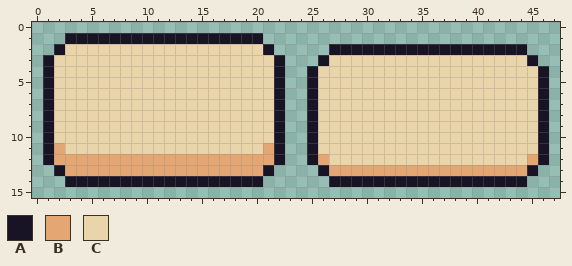
Two states of a pixel-art sprite, assets/textures/GUI/big_buttons.png. The first picture shows the starting point.
The file is 48x16 pixels. Colours within 5 levels of each other are drawn and written as one.
Palette (. is transparent): A #181425  B #e4a672  C #ead4aa
Pixels before, first column x 1:
 1 ..AAAAAAAAAAAAAAAAAA..........................
 2 .ACCCCCCCCCCCCCCCCCCA.....AAAAAAAAAAAAAAAAAA..
 3 ACCCCCCCCCCCCCCCCCCCCA...ACCCCCCCCCCCCCCCCCCA.
 4 ACCCCCCCCCCCCCCCCCCCCA..ACCCCCCCCCCCCCCCCCCCCA
 5 ACCCCCCCCCCCCCCCCCCCCA..ACCCCCCCCCCCCCCCCCCCCA
 6 ACCCCCCCCCCCCCCCCCCCCA..ACCCCCCCCCCCCCCCCCCCCA
 7 ACCCCCCCCCCCCCCCCCCCCA..ACCCCCCCCCCCCCCCCCCCCA
 8 ACCCCCCCCCCCCCCCCCCCCA..ACCCCCCCCCCCCCCCCCCCCA
 9 ACCCCCCCCCCCCCCCCCCCCA..ACCCCCCCCCCCCCCCCCCCCA
10 ACCCCCCCCCCCCCCCCCCCCA..ACCCCCCCCCCCCCCCCCCCCA
11 ABCCCCCCCCCCCCCCCCCCBA..ACCCCCCCCCCCCCCCCCCCCA
12 ABBBBBBBBBBBBBBBBBBBBA..ABCCCCCCCCCCCCCCCCCCBA
13 .ABBBBBBBBBBBBBBBBBBA....ABBBBBBBBBBBBBBBBBBA.
14 ..AAAAAAAAAAAAAAAAAA......AAAAAAAAAAAAAAAAAA..
The result:
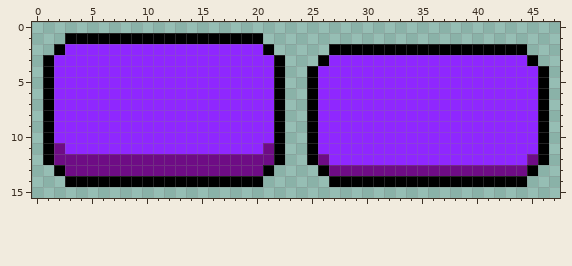
Commit: Change button color
Edits made:
colour A: #181425 -> #000000
colour B: #e4a672 -> #6e0c85
colour C: #ead4aa -> #8f27ff
Where, in picture pixels (left, top, right, bottom), the same in both pictures:
changed: (43, 33, 549, 187)
